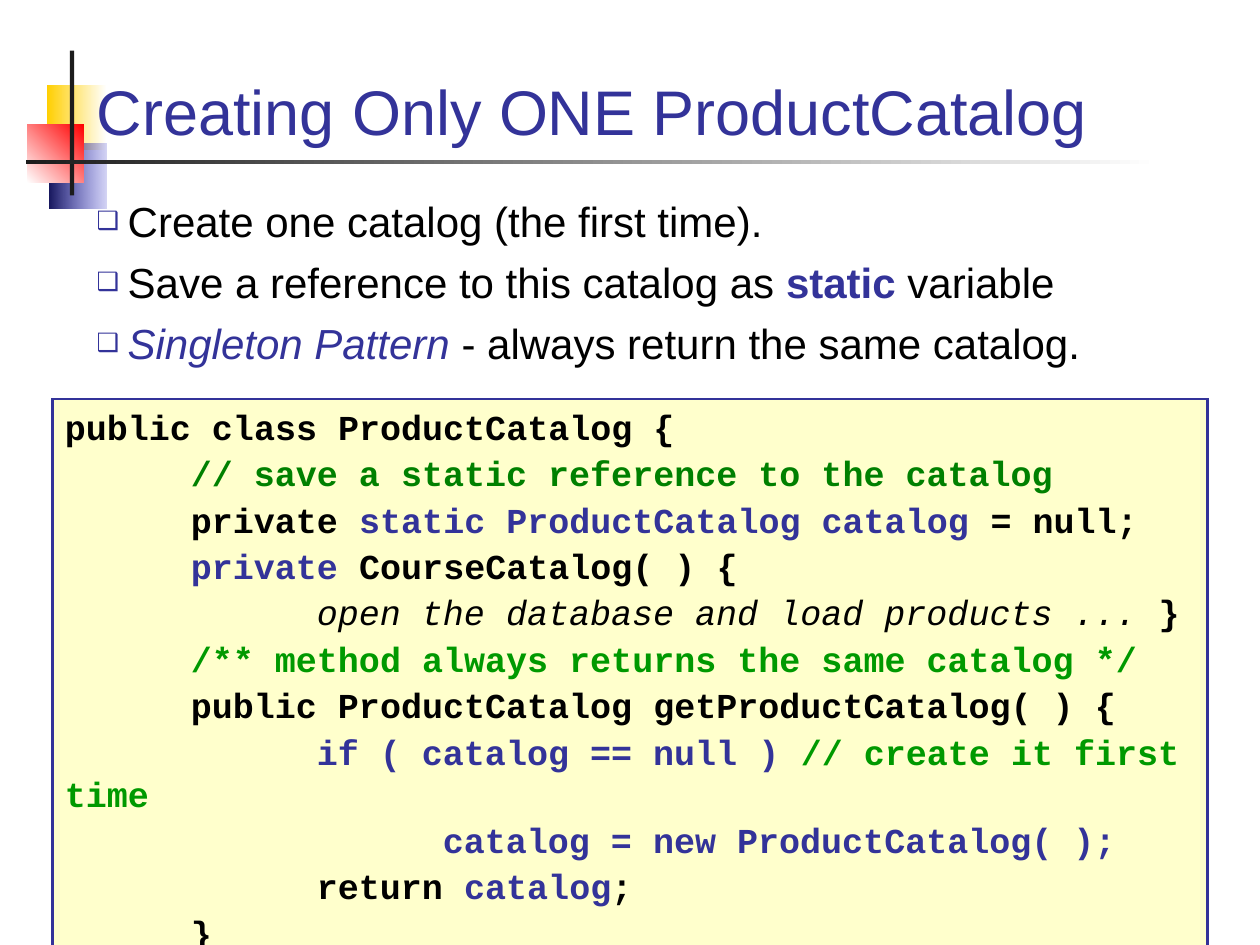
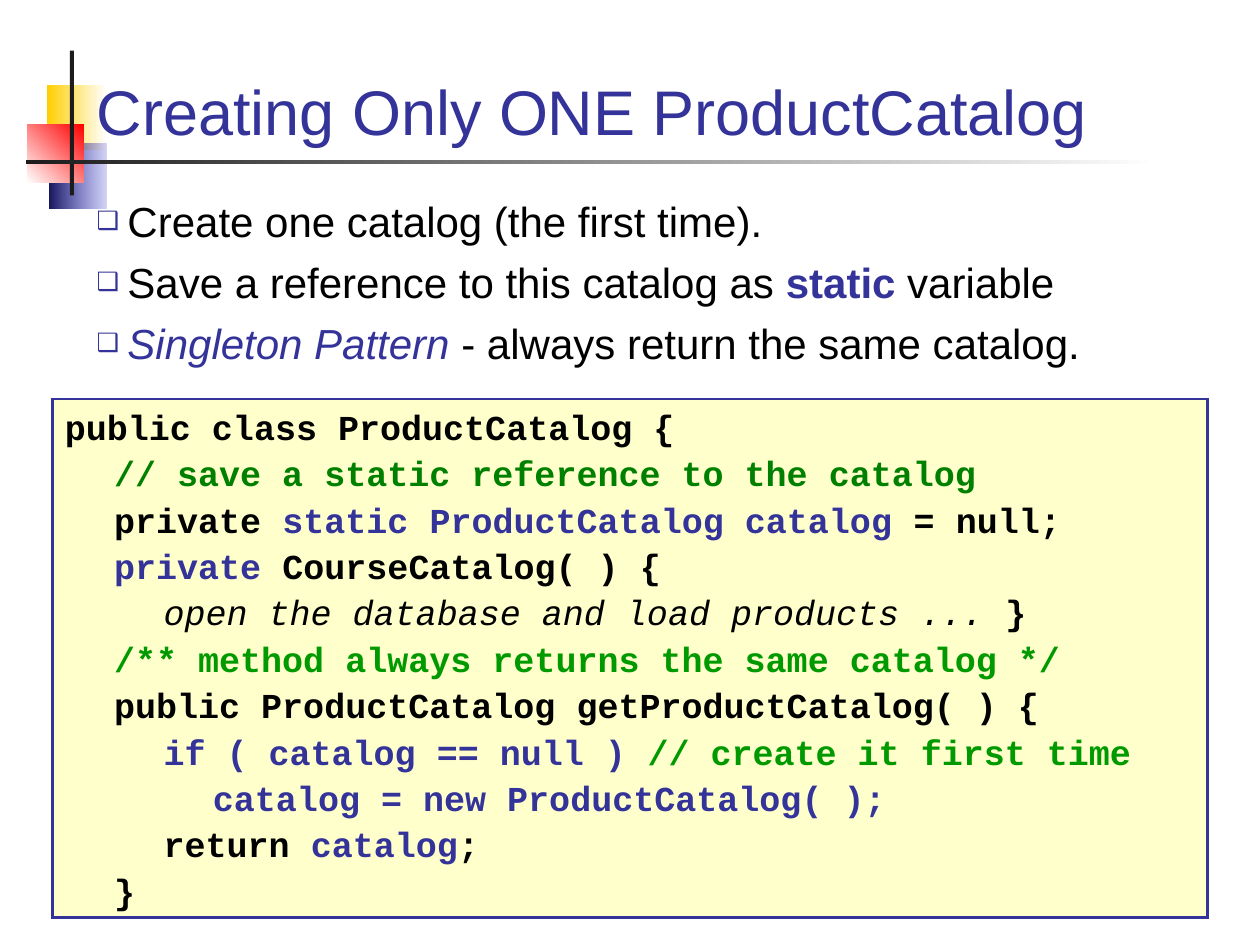
Before and after one commit to skeoop/skeoop.github.io, a slide deck: slide 48 of week3/R1-Review-OO-Concepts.ppt (slide 50 before the commit). Drawn at 1260x945 pixels with LibreOffice and Linux fonts; fonts in the diff are those of the drawing. Boxes give left, top, right and bottom in pixels: in the first picture for what was removed or moved away, otherwise in the second. Text is boxed around its words. In the diff, an @@ line names an element or a change of style, - is before the commit and + after.

```diff
--- a/week3/R1-Review-OO-Concepts.ppt
+++ b/week3/R1-Review-OO-Concepts.ppt
@@ rectangle "public class ProductCatalog {": place and size @@
-rectangle "public class ProductCatalog {" at [53,399,1208,945]
+rectangle "public class ProductCatalog {" at [53,399,1208,919]
```
Also in this commit, not shown: 69 other slides changed, 3 slides removed, 1 other file.
